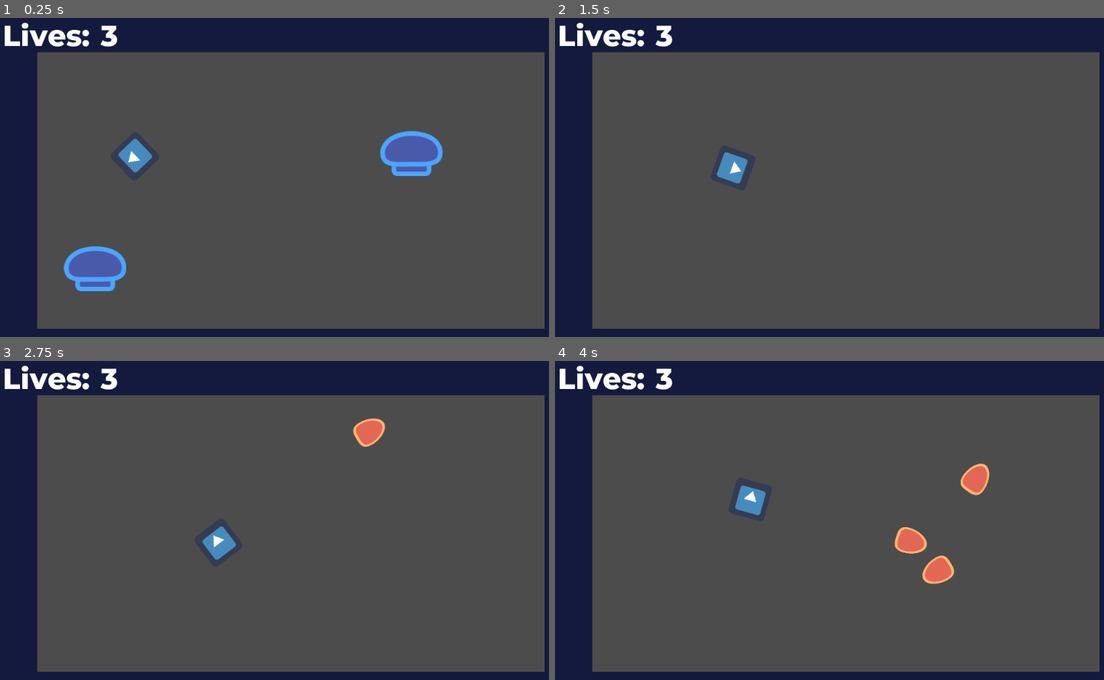
Above: before the commit, frames 1-4 (two rows, left to right).
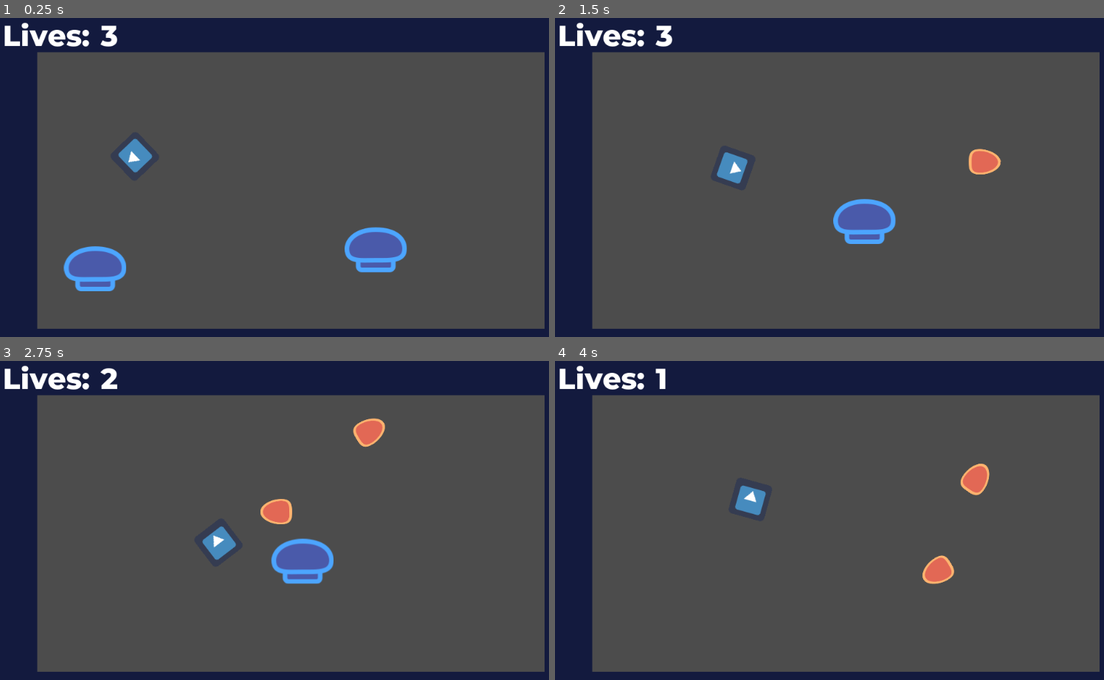
Above: after the commit, the same moments.

Repository: yenyao/GodotJam
Game: Godot game, scene res://src/Levels/FirstScene.tscn
The game is run twice, just before and just after one commit, with the same random seed, the same clock (stepped at 60 frames per second) and the same inputs. The engine's default icon, where the game draws it, is replaced by a stand-in: a white triangle on a blue panel in a dark square.
Inputs (mouse positions are in pixels of both pictures, inside the frame that each line leads up to):
- Up to frame 1 (0.25 s): no input
- Up to frame 2 (1.5 s): move the mouse to (972, 161) at 0.52 s; hold D (move_right) 0.53-1.28 s; click (972, 161) at 0.6 s; move the mouse to (725, 196) at 1.27 s; hold S (move_down) from 1.28 s (still down); click (725, 196) at 1.35 s
- Up to frame 3 (2.75 s): move the mouse to (345, 447) at 2.02 s; release S (move_down) at 2.03 s; hold D (move_right) from 2.03 s (still down); click (345, 447) at 2.1 s
- Up to frame 4 (4 s): move the mouse to (813, 590) at 2.77 s; release D (move_right) at 2.78 s; hold W (move_up) 2.78-3.53 s; click (813, 590) at 2.85 s; move the mouse to (1016, 574) at 3.52 s; hold A (move_left) from 3.53 s (still down); click (1016, 574) at 3.6 s

The runs differ from the first frame. In frame 1, 2.6% of the frame differs, in the area x 62-81%, y 35-80%; in frame 2, 1.7%; in frame 3, 1.8%; in frame 4, 0.5%.

Commit message:
Fix rebound direction bug

Diff:
--- a/src/Levels/FirstScene.tscn
+++ b/src/Levels/FirstScene.tscn
@@ -20,15 +20,15 @@
 format = 1
 tile_data = PoolIntArray( 0, 0, 0, 1, 0, 0, 2, 0, 0, 3, 0, 0, 4, 0, 0, 5, 0, 0, 6, 0, 0, 7, 0, 0, 8, 0, 0, 9, 0, 0, 10, …(375 unchanged characters)…
 
-[node name="Enemy2" parent="." groups=[
-"Enemies",
-] instance=ExtResource( 3 )]
-position = Vector2( 754.084, 255.97 )
-
 [node name="Enemy" parent="." groups=[
 "Enemies",
 ] instance=ExtResource( 3 )]
 position = Vector2( 172.186, 479.631 )
+
+[node name="Enemy2" parent="." groups=[
+"Enemies",
+] instance=ExtResource( 3 )]
+position = Vector2( 690.472, 432.009 )
 
 [node name="GUI" parent="." instance=ExtResource( 5 )]
 margin_right = 240.0
--- a/src/actors/Enemy.gd
+++ b/src/actors/Enemy.gd
@@ -37,8 +37,8 @@
 	queue_free()
 	body.queue_free()
 
-func knock_back():
-	direction = direction.rotated(PI)
+func knock_back(trigger_position):
+	direction = (position - trigger_position).normalized()
 	velocity = direction * knockback_speed
 	knockback_time = 0
 	mode = Modes.KNOCKBACK
--- a/src/actors/player.gd
+++ b/src/actors/player.gd
@@ -16,7 +16,6 @@
 	# Player faces mouse cursor
 	look_at(get_global_mouse_position())
 	shoot()
-
 
 # Moves player in 4 directions
 func move_player():
@@ -42,8 +41,7 @@
 
 func _on_EnemyDetector_body_entered(body):
 	get_hurt()
-	body.knock_back()
-
+	body.knock_back(position)
 
 func _on_BulletDetector_body_entered(body):
 	get_hurt()
--- a/src/actors/player.tscn
+++ b/src/actors/player.tscn
@@ -13,7 +13,7 @@
 extents = Vector2( 32, 32 )
 
 [node name="Player" type="KinematicBody2D"]
-collision_mask = 4
+collision_mask = 6
 script = ExtResource( 2 )
 
 [node name="icon" type="Sprite" parent="."]
